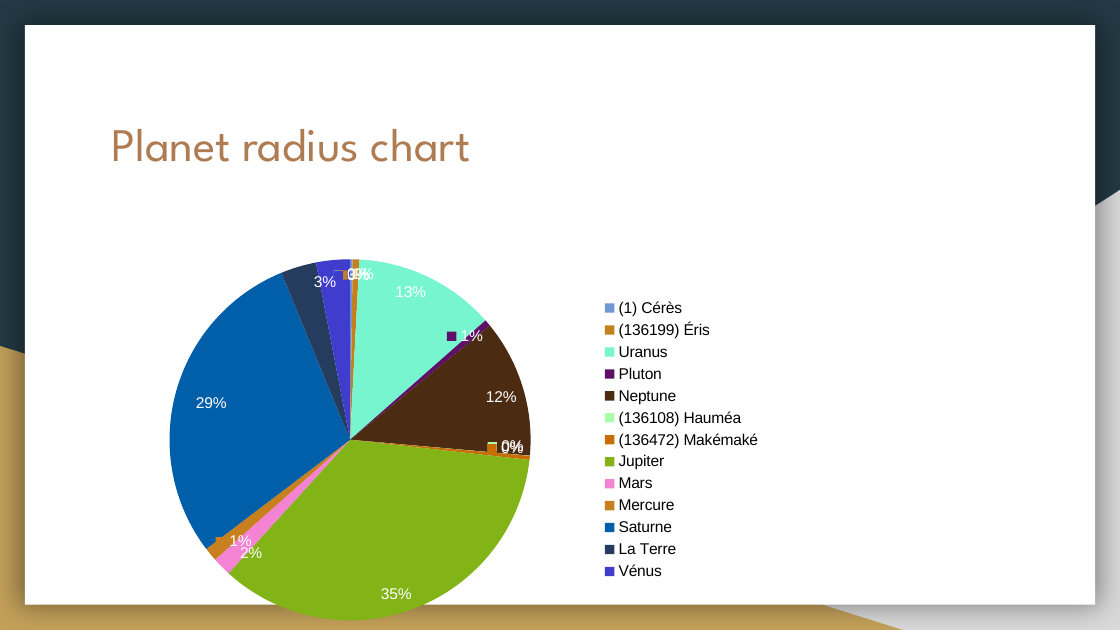
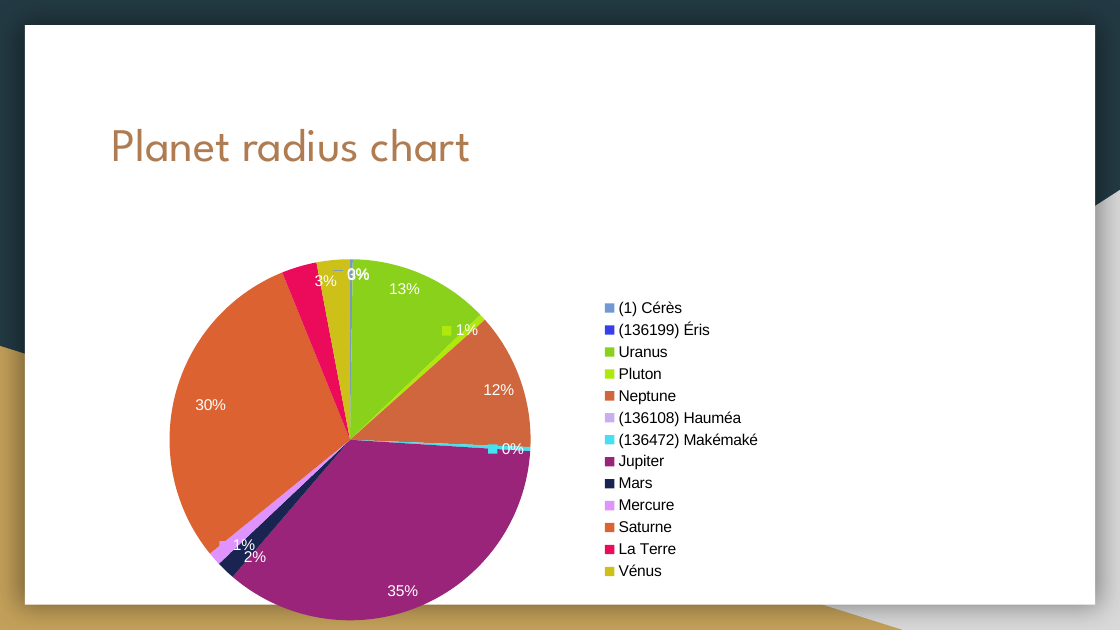
Before and after one commit to United-Codes/cloudofficeprint-python, a slide deck: slide 15 of examples/solar_system_example/pptx/output.pptx. Drawn at 1120x630 pixels with LibreOffice and Linux fonts; fonts in the diff are those of the drawing. Boxes give left, top, right and bottom in pixels: in the first picture for what was removed or moved away, otherwise in the second. Text is boxed around its words. In the diff, an @@ line names an element or a change of style, - is before the commit and + after.

Commit message:
solar system example: change meanRadius to equaRadius

```diff
--- a/examples/solar_system_example/pptx/output.pptx
+++ b/examples/solar_system_example/pptx/output.pptx
@@ pie chart at (101, 244, 773, 630) @@
@@ Series 1, (136199) Éris: 1 to 0 @@
@@ Series 1, Saturne: 29 to 30 @@
@@ colours of single points changed @@
```
Also in this commit, not shown: 5 other files.
